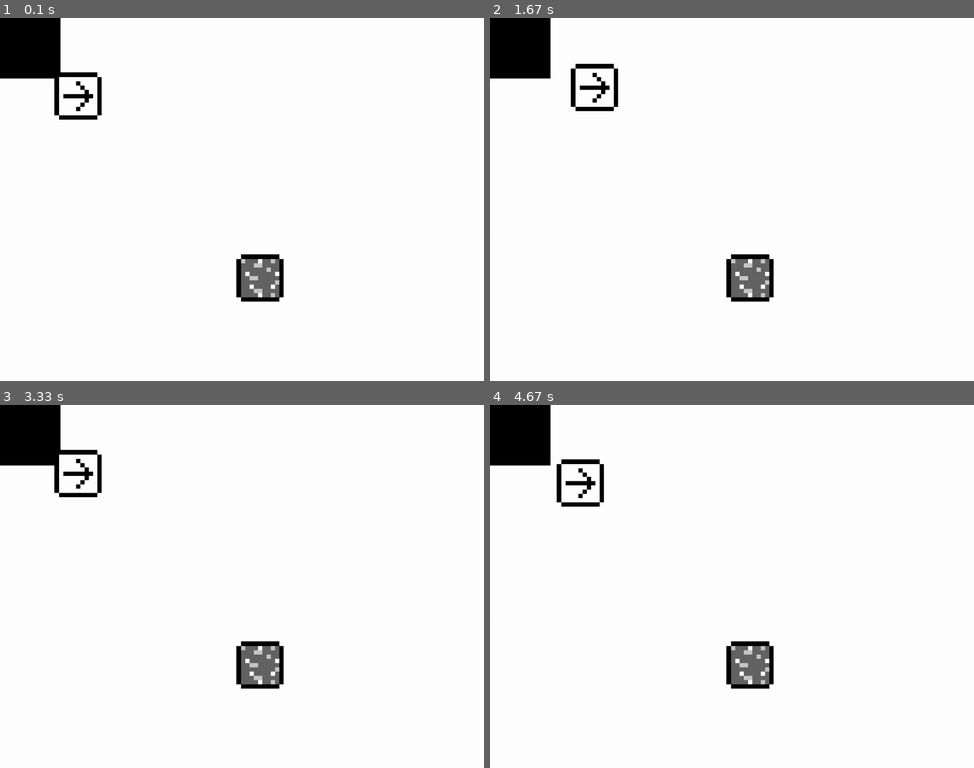
Above: before the commit, frames 1-4 (two rows, left to right).
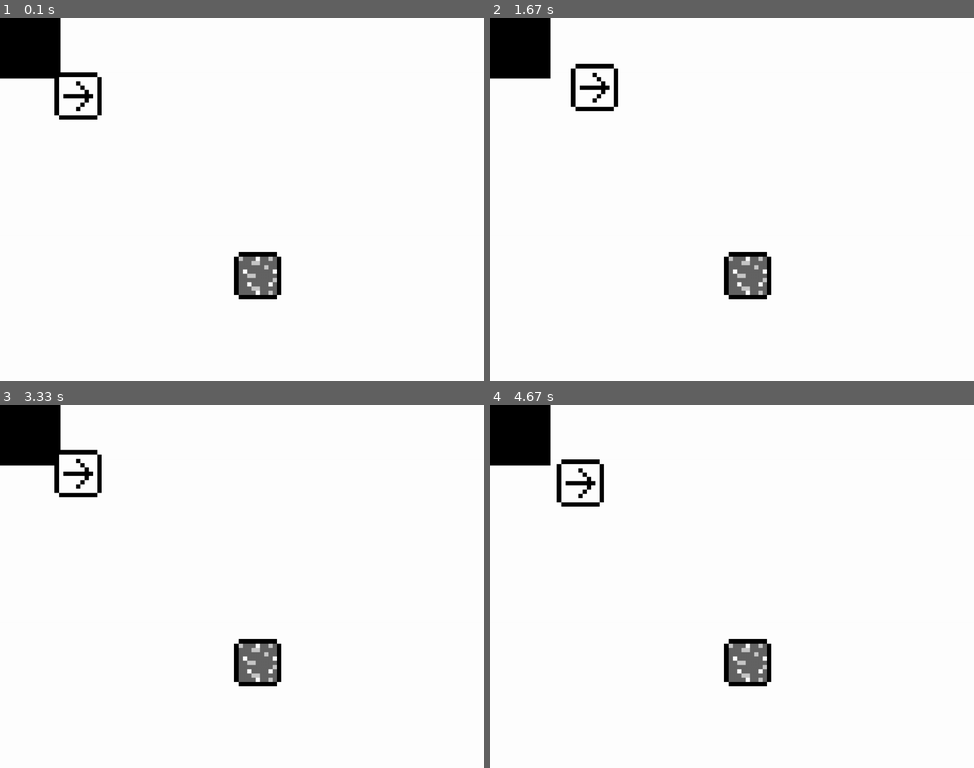
Above: after the commit, the same moments.

Repository: tydaeus/pygame-experimentation
Game: pygame game, started from experimentation.py
The game is run twice, just before and just after one commit, with the same random seed, the same clock (stepped at 60 frames per second) and the same inputs.
Inputs:
- Up to frame 1 (0.1 s): no input
- Up to frame 2 (1.67 s): hold Right 0.33-0.8 s; hold Up 0.83-1.13 s; hold Right 1.17-1.63 s
- Up to frame 3 (3.33 s): hold Left 1.67-2.2 s; hold Down 2.23-2.53 s; hold Left 2.57-2.97 s; hold Up from 3 s (still down)
- Up to frame 4 (4.67 s): release Up at 3.37 s; hold Right 3.4-4.03 s; hold Down 4.07-4.43 s; hold Left from 4.47 s (still down)

The runs differ from the first frame. In frame 1, 0.7% of the frame differs, in the area x 48-59%, y 64-79%; in frame 2, 0.7%; in frame 3, 0.7%; in frame 4, 0.7%.

Commit message:
create and use ModelSprite for model rep

Diff:
--- a/entities.py
+++ b/entities.py
@@ -10,11 +10,11 @@
 
     def __init__(self):
         self._viewsprite = None
-        self._modelsprite = None
+        self._modelsprite = sprites.ModelSprite(self, entitymodels)
         self._messages = []
         self._updatestrategy = None
 
-    def update(self):
+    def update(self, *args, **kwargs):
         if callable(self._updatestrategy):
             for message in self._messages:
                 self._updatestrategy(self, message)
@@ -104,10 +104,7 @@
     playerentity._viewsprite = sprites.TestSprite(entityviews)
     playerentity._viewsprite.set_image_identifier('test')
 
-    playerentity._modelsprite = sprites.TestSprite(entitymodels)
     playerentity.center = (1200, 1200)
-    playerentity._modelsprite.entity = playerentity
-    playerentity._modelsprite.update_strategy = lambda self: self.entity.update()
 
     def _playerupdate(self, message):
         xshift = yshift = 0
@@ -132,4 +129,5 @@
     blockentity = Entity()
     blockentity._viewsprite = sprites.TestSprite(entityviews)
     blockentity._viewsprite.set_image_identifier('block')
-    blockentity._viewsprite.rect.topleft = 500, 500
+
+    blockentity.center = 5000, 5000
--- a/sprites.py
+++ b/sprites.py
@@ -29,3 +29,18 @@
 
     def input(self, message):
         self._current_message = message
+
+
+class ModelSprite(pygame.sprite.Sprite):
+    """
+    Represents an entity's model.
+    """
+
+    def __init__(self, entity, *args):
+        pygame.sprite.Sprite.__init__(self, *args)
+        self.entity = entity
+        self.rect = pygame.Rect(0, 0, 0, 0)
+
+    def update(self, *args, **kwargs):
+        'Request that the entity handle updating the model.'
+        self.entity.update(*args, **kwargs)
